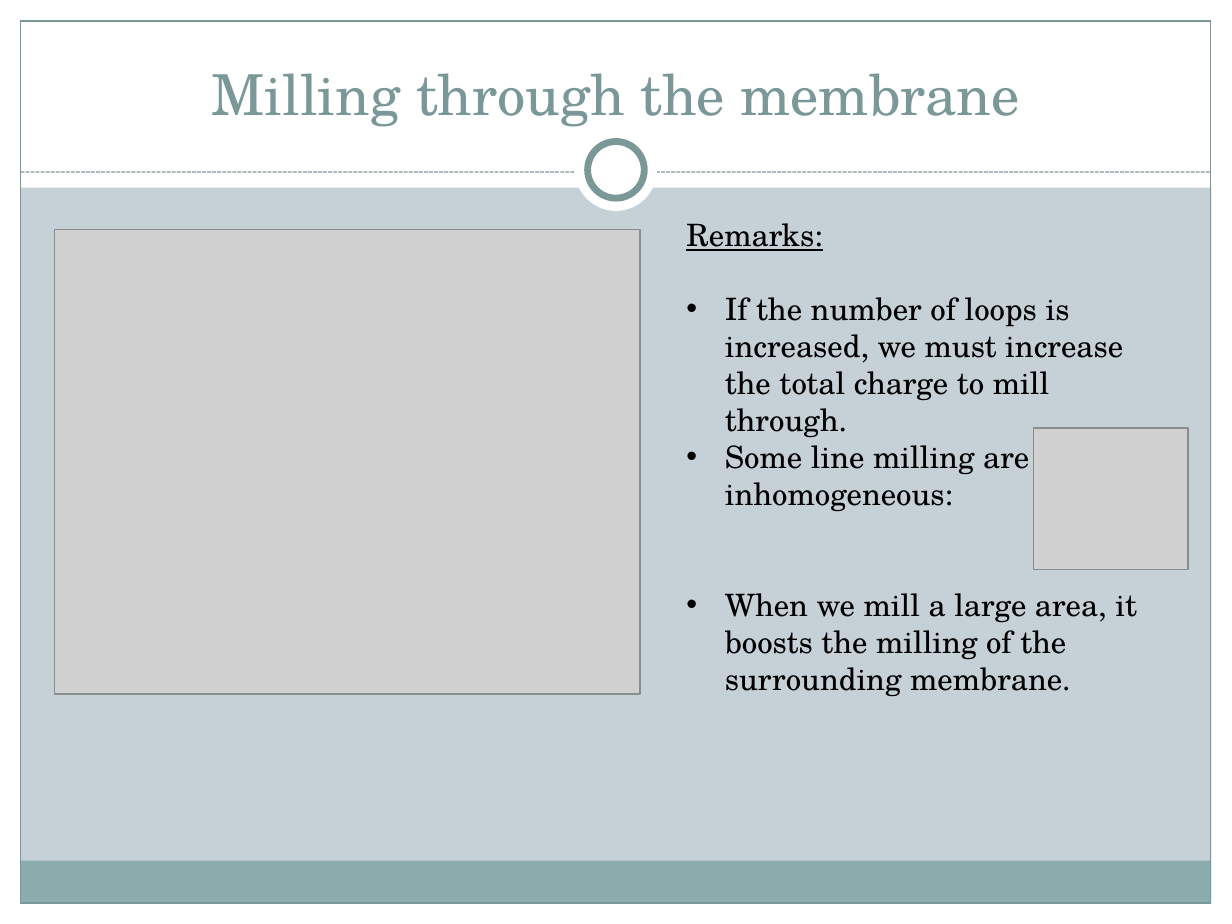
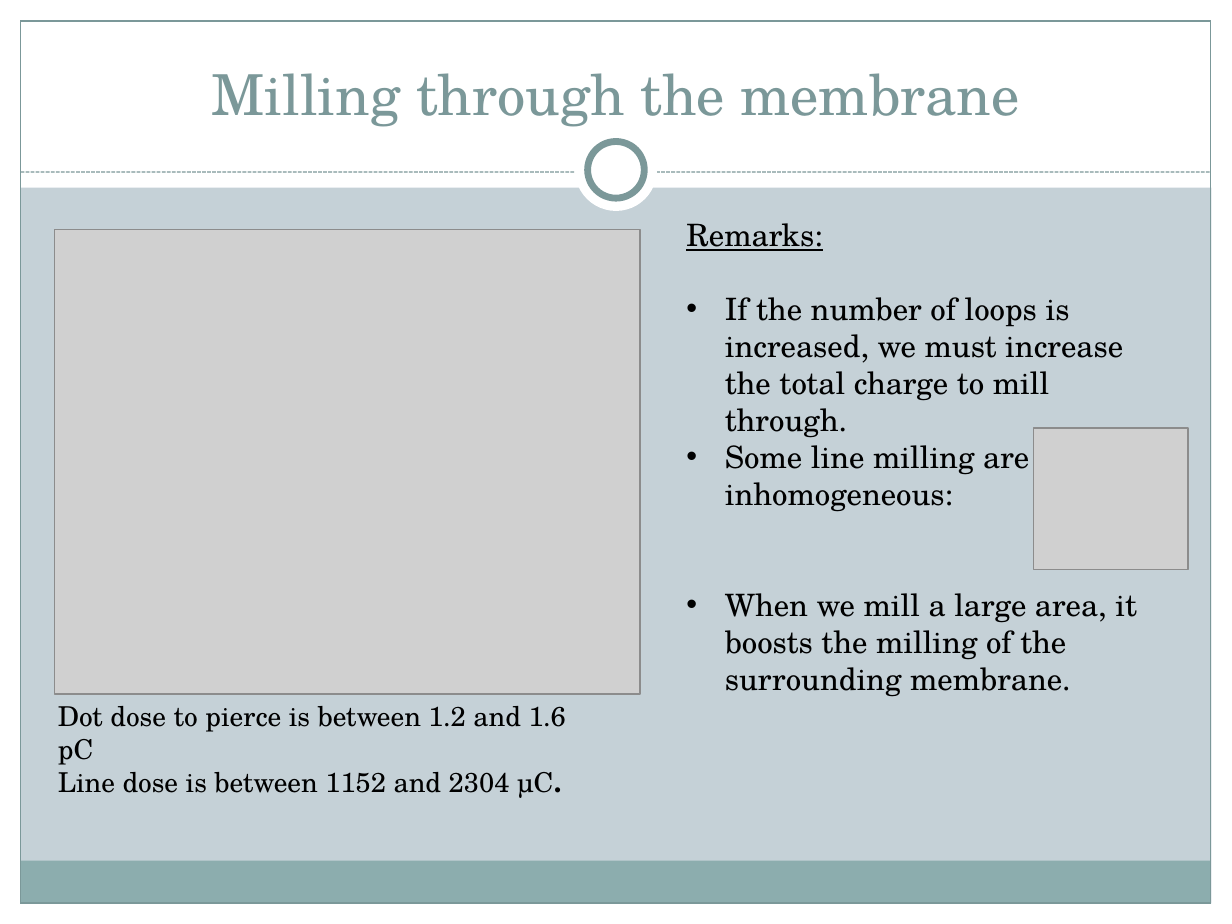
Before and after one commit to AdrienMau/Australie, a slide deck: slide 6 of Presentation/Presentation-StageSwinburne-5Juillet.pptx. Drawn at 1232x924 pixels with LibreOffice and Linux fonts; fonts in the diff are those of the drawing; grey boxes stand for pictures. Boxes give left, top, right and bottom in pixels: in the first picture for what was removed or moved away, otherwise in the second. Text is boxed around its words. In the diff, an @@ line names an element or a change of style, - is before the commit and + after.

```diff
--- a/Presentation/Presentation-StageSwinburne-5Juillet.pptx
+++ b/Presentation/Presentation-StageSwinburne-5Juillet.pptx
@@ text added at [58,706,566,798], 16 pt, text #000000 @@
+Dot dose to pierce is between 1.2 and 1.6 pC
+Line dose is between 1152 and 2304 µC.
```
Also in this commit, not shown: 1 other slide changed, 1 other file.
